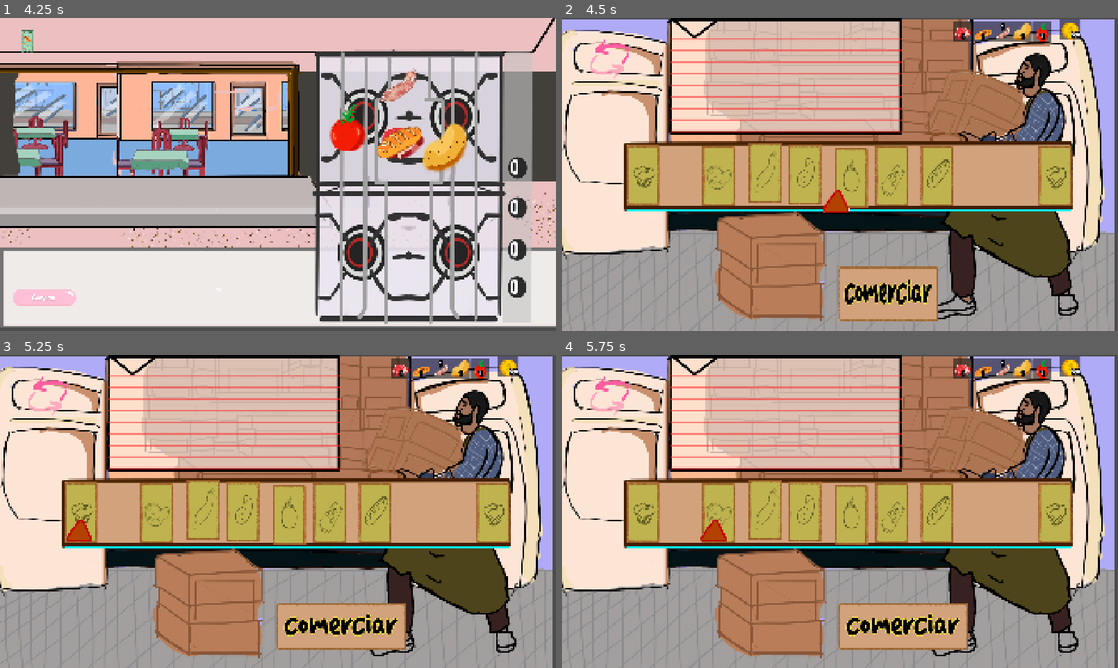
Above: before the commit, frames 1-4 (two rows, left to right).
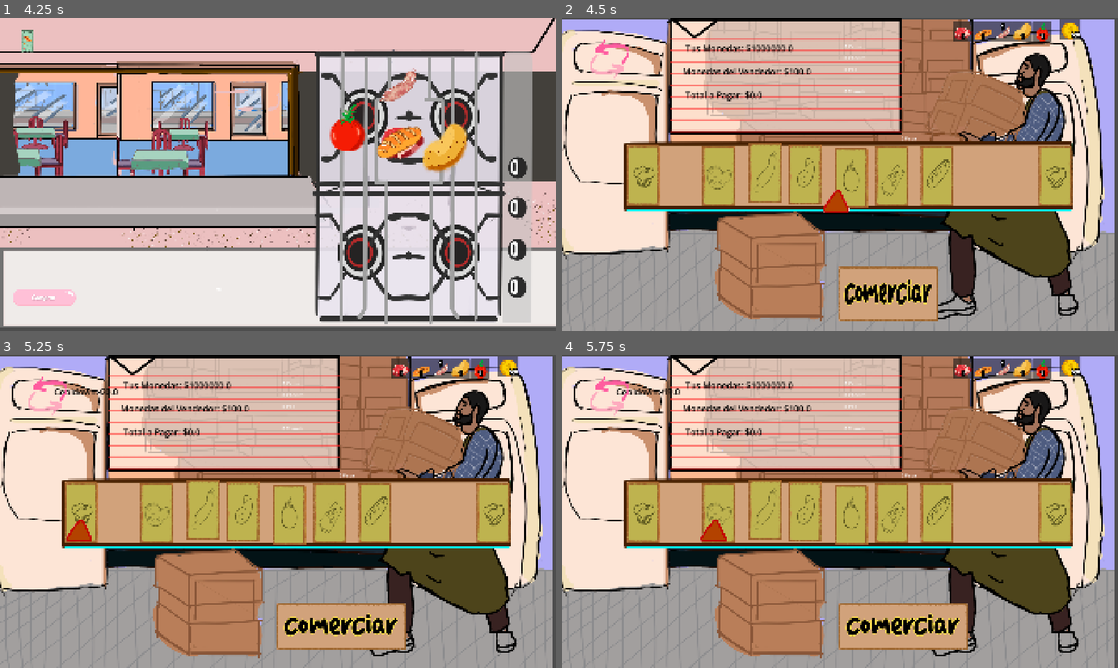
Above: after the commit, the same moments.

Repository: KimHana1/chorikazam
Game: Godot game, scene res://Escenas/control.tscn
Two runs of this game, one before a commit and one after it. Both use one fixed random seed, a clock stepped at 60 frames per second and the inputs below.
Inputs (mouse positions are in pixels of both pictures, inside the frame that each line leads up to):
- Up to frame 1 (4.25 s): click "Atender" at 0.5 s; click (261, 215) at 1.25 s; click (366, 58) at 2 s; click (122, 52) at 2.75 s; click (261, 221) at 3.5 s
- Up to frame 2 (4.5 s): click (606, 305) at 4.25 s
- Up to frame 3 (5.25 s): click (328, 630) at 5 s
- Up to frame 4 (5.75 s): no input

Frame 1 is identical in both runs. In frame 2, 0.9% of the frame differs, in the area x 21-64%, y 8-40%; in frame 3, 1.0%, in the area x 9-64%, y 8-40%; in frame 4, 1.0%.

Commit message:
arreglando falta de archivos , de comercio sigue sin funcionar

Diff:
--- a/Comercio/comer/EscenasComercio/Comercio.tscn
+++ b/Comercio/comer/EscenasComercio/Comercio.tscn
@@ -5,6 +5,8 @@
 [ext_resource type="Script" uid="uid://cvtvdo63f1fs8" path="res://Script/GestorComercio.gd" id="1_wpudi"]
 [ext_resource type="Texture2D" uid="uid://yyntolpso6w2" path="res://Comercio/comer/AssetsComercio/BotonComerciar.png" id="3_vykfh"]
 [ext_resource type="Script" uid="uid://dd1yfslymdbkx" path="res://Script/boton_comercio.gd" id="4_5r6nt"]
+[ext_resource type="Script" uid="uid://clh8wcksjognc" path="res://Script/ui.gd" id="4_wwjpx"]
+[ext_resource type="Script" uid="uid://b6gbb81ounfsc" path="res://Script/que_voy_a_comprar.gd" id="5_aact6"]
 [ext_resource type="Script" uid="uid://8vj4uk1fky3d" path="res://Script/barra_comercio.gd" id="5_qwwni"]
 [ext_resource type="Texture2D" uid="uid://dlgav6m6hbkdy" path="res://Comercio/comer/AssetsComercio/Barra de fondo.png" id="6_4dnlp"]
 [ext_resource type="Script" uid="uid://ciwyqtx17b30f" path="res://Script/flecha.gd" id="7_2au20"]
@@ -65,7 +67,6 @@
 offset_right = 2468.0
 offset_bottom = 387.0
 scale = Vector2(0.305, 0.305)
-script = null
 
 [node name="Monedas" parent="." unique_id=838206148 instance=ExtResource("1_qwwni")]
 offset_left = 1720.0001
@@ -85,6 +86,7 @@
 anchors_preset = 0
 offset_right = 40.0
 offset_bottom = 40.0
+script = ExtResource("4_wwjpx")
 
 [node name="InfoVendedor" type="Label" parent="MiniJuegoComercio/UI" unique_id=365356764 groups=["UI_Fonts"]]
 modulate = Color(0, 0, 0, 1)
@@ -127,6 +129,7 @@
 offset_left = -96.0
 offset_right = -56.0
 offset_bottom = 40.0
+script = ExtResource("5_aact6")
 
 [node name="PapaCantidad" type="Label" parent="MiniJuegoComercio/UI/Que voy a Comprar" unique_id=537920931 groups=["UI_Fonts"]]
 layout_mode = 0
--- a/Comercio/comer/EscenasComercio/InventarioGlobal.tscn
+++ b/Comercio/comer/EscenasComercio/InventarioGlobal.tscn
@@ -1,6 +1,6 @@
 [gd_scene format=3 uid="uid://ldesc7fy78pa"]
 
-[ext_resource type="PackedScene" uid="uid://e7xc1xcaym4m" path="res://Escenas/ui_ingrediente_inventario.tscn" id="1_migqq"]
+[ext_resource type="PackedScene" uid="uid://e7xc1xcaym4m" path="res://Comercio/comer/EscenasComercio/ui_ingrediente_inventario.tscn" id="1_migqq"]
 [ext_resource type="Script" uid="uid://c6dkwhihnb2p8" path="res://Script/escena_principal.gd" id="1_yg8mm"]
 [ext_resource type="Texture2D" uid="uid://dvyjwqpp74ehv" path="res://Sprites/ingredientes/pan.png" id="3_yg8mm"]
 [ext_resource type="Texture2D" uid="uid://dmopfrmf6phov" path="res://Sprites/ingredientes/papa.png" id="4_2s3y2"]
@@ -19,7 +19,6 @@
 
 [node name="UI Pan2" parent="." unique_id=991094107 groups=["ingrediente_global"] instance=ExtResource("1_migqq")]
 layout_mode = 2
-ingrediente_stringname = "carne"
 
 [node name="MarginContainer" parent="UI Pan2" index="0" unique_id=352211584]
 material = SubResource("CanvasItemMaterial_yg8mm")
@@ -32,7 +31,6 @@
 
 [node name="UI Pan" parent="." unique_id=1690099950 groups=["ingrediente_global"] instance=ExtResource("1_migqq")]
 layout_mode = 2
-ingrediente_stringname = "pan"
 
 [node name="TextureRect" parent="UI Pan/MarginContainer" parent_id_path=PackedInt32Array(1690099950, 352211584) index="0" unique_id=1733661662]
 texture = ExtResource("3_yg8mm")
@@ -42,7 +40,6 @@
 
 [node name="UI Chorizo" parent="." unique_id=756679913 groups=["ingrediente_global"] instance=ExtResource("1_migqq")]
 layout_mode = 2
-ingrediente_stringname = "chorizo"
 
 [node name="Label" parent="UI Chorizo/MarginContainer" parent_id_path=PackedInt32Array(756679913, 352211584) index="1" unique_id=614238358]
 text = "1
@@ -50,7 +47,6 @@
 
 [node name="UI Pan3" parent="." unique_id=42190810 groups=["ingrediente_global"] instance=ExtResource("1_migqq")]
 layout_mode = 2
-ingrediente_stringname = "papa"
 
 [node name="TextureRect" parent="UI Pan3/MarginContainer" parent_id_path=PackedInt32Array(42190810, 352211584) index="0" unique_id=1733661662]
 texture = ExtResource("4_2s3y2")
@@ -61,7 +57,6 @@
 
 [node name="UI Pan4" parent="." unique_id=1445486424 groups=["ingrediente_global"] instance=ExtResource("1_migqq")]
 layout_mode = 2
-ingrediente_stringname = "tomate"
 
 [node name="TextureRect" parent="UI Pan4/MarginContainer" parent_id_path=PackedInt32Array(1445486424, 352211584) index="0" unique_id=1733661662]
 texture = ExtResource("6_s7vg2")
--- a/Comercio/comer/EscenasComercio/monedas.tscn
+++ b/Comercio/comer/EscenasComercio/monedas.tscn
@@ -1,5 +1,6 @@
 [gd_scene format=3 uid="uid://bjahk0e8c34q7"]
 
+[ext_resource type="Script" uid="uid://dpd58yf5j4m8o" path="res://Script/monedast.gd" id="1_oyl53"]
 [ext_resource type="Texture2D" uid="uid://ektwy5dp3ppi" path="res://Comercio/comer/AssetsComercio/moneda.png" id="1_ptyle"]
 [ext_resource type="FontFile" uid="uid://dudv2hdvdaykx" path="res://fuente/Vanilla Caramel.otf" id="3_sncc4"]
 
@@ -9,6 +10,7 @@
 offset_right = 1062.0
 offset_bottom = 190.0
 scale = Vector2(2.2582967, 2.221293)
+script = ExtResource("1_oyl53")
 
 [node name="MarginContainer" type="MarginContainer" parent="." unique_id=353890108]
 layout_mode = 2
--- a/Script/monedast.gd
+++ b/Script/monedast.gd
@@ -1,4 +1,4 @@
-extends Node2D
+extends PanelContainer
 
 @onready var sprite = $Sprite2D if has_node("Sprite2D") else null
 
--- /dev/null
+++ b/Script/que_voy_a_comprar.gd
@@ -0,0 +1,18 @@
+extends Control
+@onready var carne=$CarneCantidad
+@onready var chorizo =$ChorizoCantidad
+@onready var pan = $PanCantidad
+@onready var papa = $PapaCantidad
+@onready var tomate = $TomateCantidad
+
+func actualizar_carrito(carrito):
+
+	carne.text = str(carrito["carne"])+  " Carne"
+
+	chorizo.text = str(carrito["chorizo"])+  " Chorizo"
+
+	pan.text = str(carrito["pan"])+  " Pan"
+
+	papa.text = str(carrito["papa"]) + " Papa"
+
+	tomate.text = str(carrito["tomate"]) +  " Tomate"
--- /dev/null
+++ b/Script/ui.gd
@@ -0,0 +1,44 @@
+extends Control
+@onready var info_jugador=$InfoJugador
+@onready var info_vendedor=$InfoVendedor
+@onready var info_total=$InfoTotal
+@onready var cooldown=$Cooldown
+@onready var que_voy_a_comprar=$"Que voy a Comprar"
+
+
+func actualizar_datos(
+	monedas_jugador,
+	monedas_vendedor,
+	total
+):
+
+	info_jugador.text = \
+		"Tus Monedas: $" + \
+		str(round(monedas_jugador))
+
+	info_vendedor.text = \
+		"Monedas del Vendedor: $" + \
+		str(round(monedas_vendedor))
+
+	info_total.text = \
+		"Total a Pagar: $" + \
+		str(round(total))
+
+
+func actualizar_cooldown(
+	tiempo
+):
+
+	cooldown.text = \
+		"Cooldown: " + \
+		str(round(tiempo))
+
+
+func limpiar_cooldown():
+
+	cooldown.text = ""
+func actualizar_carrito(carrito):
+
+	que_voy_a_comprar.actualizar_carrito(
+		carrito
+	)
--- a/project.godot
+++ b/project.godot
@@ -27,6 +27,10 @@
 window/size/mode=2
 window/stretch/mode="canvas_items"
 
+[global_group]
+
+ingrediente_global=""
+
 [physics]
 
 3d/physics_engine="Jolt Physics"
Not shown, added: Script/que_voy_a_comprar.gd.uid
Not shown, added: Script/ui.gd.uid
